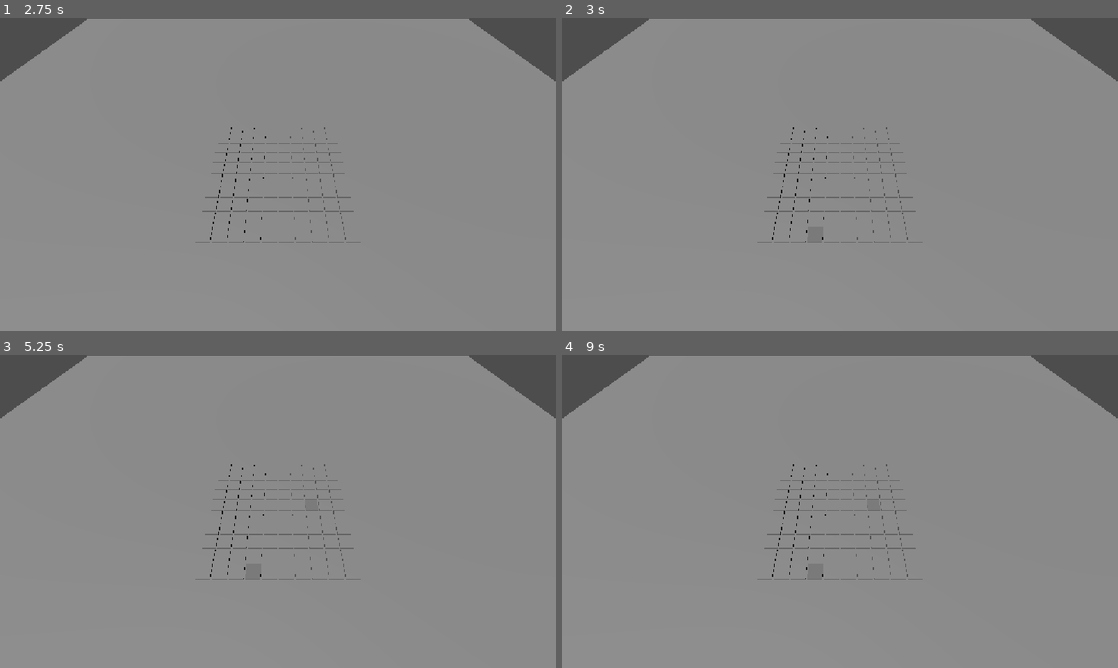
Above: before the commit, frames 1-4 (two rows, left to right).
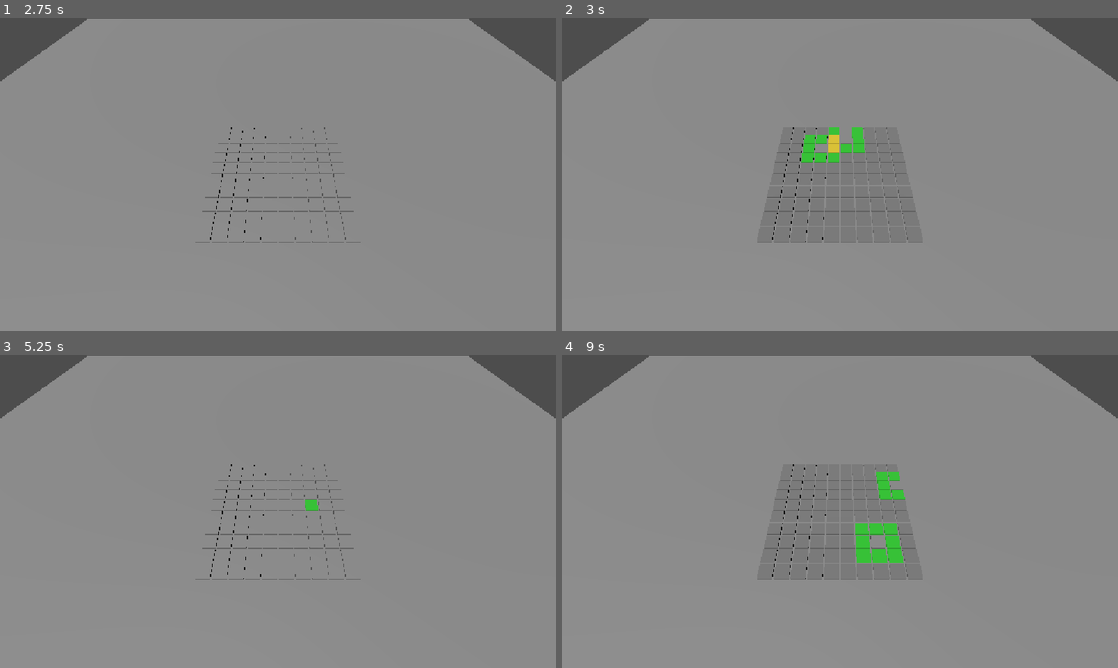
Above: after the commit, the same moments.

Repository: Gellifree/Sweeper
Game: Godot game, scene res://main.tscn
The game is run twice, just before and just after one commit, with the same random seed, the same clock (stepped at 60 frames per second) and the same inputs.
Inputs (mouse positions are in pixels of both pictures, inside the frame that each line leads up to):
- Up to frame 1 (2.75 s): tap Enter at 0.5, 2 s; move the mouse to (400, 158) at 0.52 s; tap R at 0.6, 1.35, 2.3 s; click (400, 158) at 0.67 s; tap Space at 1.25 s; move the mouse to (166, 190) at 1.27 s; click (166, 190) at 1.42 s; move the mouse to (333, 105) at 2.02 s; hold Shift from 2.03 s (still down); click (333, 105) at 2.17 s
- Up to frame 2 (3 s): tap Space at 2.75 s; move the mouse to (812, 237) at 2.77 s; release Shift at 2.78 s; tap R at 2.85 s; click (812, 237) at 2.92 s
- Up to frame 3 (5.25 s): tap Enter at 3.5 s; move the mouse to (444, 558) at 3.52 s; tap R at 3.6, 4.55, 5.1 s; click (444, 558) at 3.67 s; tap Space at 4.25 s; move the mouse to (111, 464) at 4.27 s; tap Shift at 4.35 s; click (111, 464) at 4.42 s; move the mouse to (305, 511) at 5.02 s; click (305, 511) at 5.17 s
- Up to frame 4 (9 s): move the mouse to (756, 433) at 5.77 s; tap R at 5.85, 6.8, 7.35, 8.1 s; click (756, 433) at 5.92 s; move the mouse to (962, 495) at 6.52 s; hold Shift 6.53-7.28 s; click (962, 495) at 6.67 s; move the mouse to (728, 527) at 7.27 s; click (728, 527) at 7.42 s; move the mouse to (895, 442) at 8.02 s; click (895, 442) at 8.17 s; move the mouse to (812, 574) at 8.77 s; tap Shift at 8.85 s; click (812, 574) at 8.92 s

Frame 1 is identical in both runs. In frame 2, 0.8% of the frame differs, in the area x 43-55%, y 34-71%; in frame 3, less than 0.1%; in frame 4, 1.1%, in the area x 52-62%, y 37-71%.

Commit message:
feat: Gameplay loop finished. Recursive tile reveal, gameover, and win conditions added, restart on pressing r

Diff:
--- a/sweeper/game_board.gd
+++ b/sweeper/game_board.gd
@@ -4,7 +4,14 @@
 @export var grid_size := 10
 @export var tile_size:= 1.0
 
+var game_over := false
+
+var win_counter := 0
+var max_revealed_counter := 0
+
 var tiles := {}
+
+@export var max_mine_count := 20
 
 var directions = [
 	Vector2i(-1, -1),
@@ -23,10 +30,11 @@
 		if tiles.has(Vector2i(grid_position.x + direction.x, grid_position.y + direction.y)):
 			var neighbor_position = grid_position + direction
 			neighbors.append(neighbor_position)
-	print(neighbors)
 	return neighbors
 
 func mine_count(grid_position: Vector2i):
+	if tiles[grid_position].is_mine == true:
+		return 0
 	var neighbor_list = get_neighbors(grid_position)
 	var mine_counter = 0
 	for neighbor in neighbor_list:
@@ -34,17 +42,71 @@
 			mine_counter += 1
 	return mine_counter
 
-func _ready() -> void:
+func reveal_tile(grid_position: Vector2i):
+	if game_over:
+		return
+
+	if tiles[grid_position].is_revealed == true:
+		return
+	var neighbors_list = get_neighbors(grid_position)
+	var mine_count = mine_count(grid_position)
+
+	tiles[grid_position].reveal(mine_count)
+	win_counter += 1
+
+	if tiles[grid_position].is_mine:
+		print("GAME OVER")
+		game_over = true
+		return
+
+	if win_counter == max_revealed_counter:
+		print("YOU WIN")
+		game_over = true
+		return
+
+
+
+	if mine_count == 0:
+		for neigbor in neighbors_list:
+			#reveal_tile(tiles[neigbor].grid_position)
+			reveal_tile(neigbor)
+
+func decide_mine_generation():
+	var chance = randi_range(0,100)
+	if(chance > 95):
+		return true
+	else:
+		return false
+
+func generate_board():
 	var offset = (grid_size -1) * tile_size / 2.0
 
+	var mines_in_map = 0
 	for x in range(grid_size):
 		for z in range(grid_size):
 			var tile = tile_scene.instantiate()
 			tile.position = Vector3(x * tile_size - offset, 0, z * tile_size - offset)
 			tile.grid_position = Vector2i(x,z)
 			tiles[Vector2i(x,z)] = tile
-			if x== 2 and z == 2:
+
+			if decide_mine_generation() == true:
 				tile.is_mine = true
-			if x== 2 and z == 3:
-				tile.is_mine = true
+				mines_in_map += 1
+
 			add_child(tile)
+	max_revealed_counter = (grid_size * grid_size) - mines_in_map
+
+func clear_board():
+	for tile in tiles.values():
+		tile.queue_free()
+	tiles.clear()
+
+func reset_game():
+	game_over = false
+	win_counter = 0
+	max_revealed_counter = 0
+	clear_board()
+	generate_board()
+
+func _ready() -> void:
+	generate_board()
--- a/sweeper/main.gd
+++ b/sweeper/main.gd
@@ -7,6 +7,9 @@
 	if event is InputEventMouseButton:
 		if event.button_index == MOUSE_BUTTON_LEFT and event.pressed:
 			click_tile(event.position)
+	if event is InputEventKey:
+		if event.pressed and event.keycode == KEY_R:
+			game_board.reset_game()
 
 
 func click_tile(mouse_position: Vector2):
@@ -22,7 +25,8 @@
 	if result:
 		var collider = result["collider"]
 		var tile = collider.get_parent()
-		var neighbors = game_board.get_neighbors(tile.grid_position)
-		var mine_count = game_board.mine_count(tile.grid_position)
-		print("Szomszédos aknák: ", mine_count)
-		tile.reveal(mine_count)
+		#var neighbors = game_board.get_neighbors(tile.grid_position)
+		#var mine_count = game_board.mine_count(tile.grid_position)
+		#print("Szomszédos aknák: ", mine_count)
+		game_board.reveal_tile(tile.grid_position)
+		#tile.reveal(mine_count)
--- a/sweeper/tile.gd
+++ b/sweeper/tile.gd
@@ -22,5 +22,7 @@
 		material.albedo_color = Color(0.9, 0.8, 0.2)
 	else:
 		material.albedo_color = Color(0.9, 0.2, 0.2)
+	if is_mine:
+		material.albedo_color = Color(0.25, 0.02, 0.023, 1.0)
 
 	mesh.material_override = material
